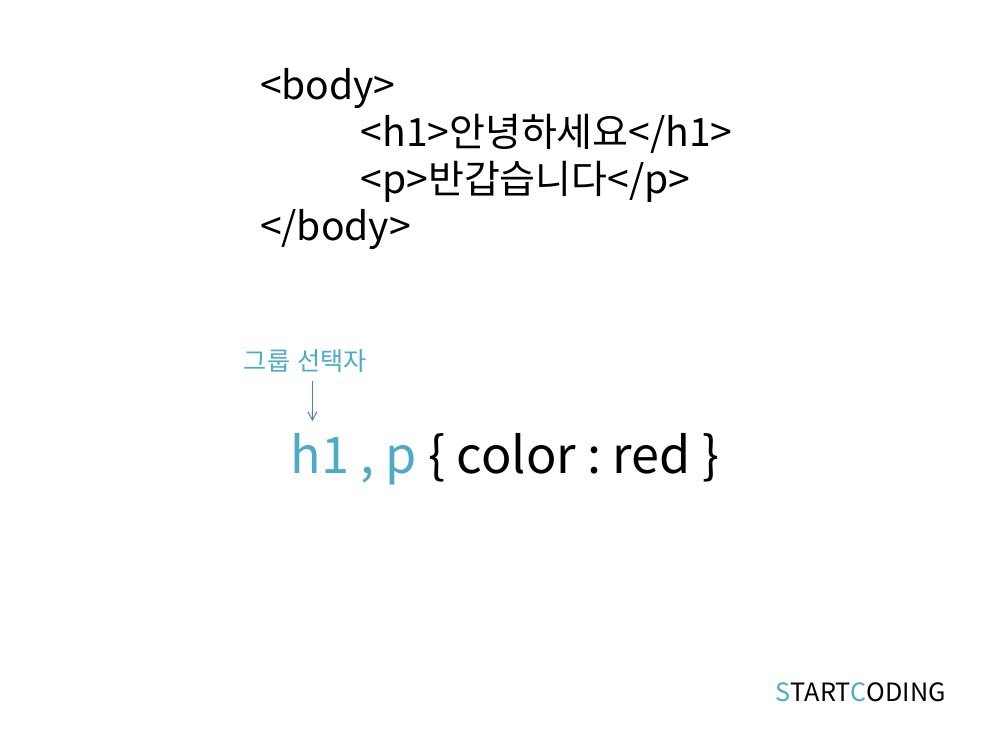
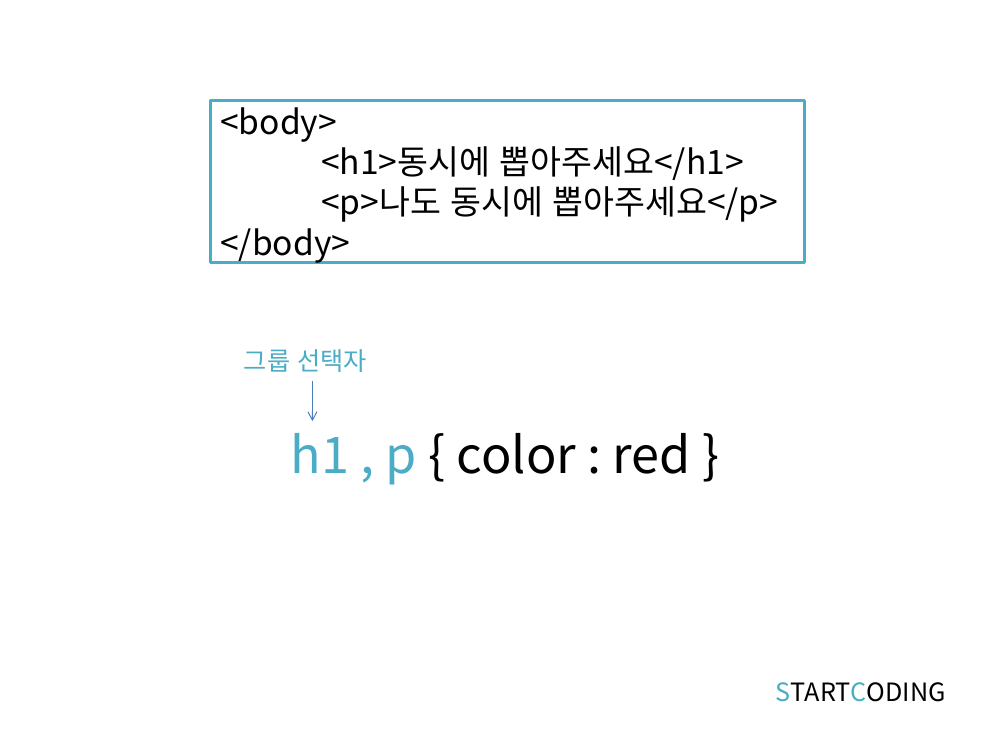
Before and after one commit to kwonkijun/web, a slide deck: slide 14 of 프론트엔드기초(PPT)/CSS3 2강_CSS 셀렉터.pptx. Drawn at 1008x756 pixels with LibreOffice and Linux fonts; fonts in the diff are those of the drawing. Boxes give left, top, right and bottom in pixels: in the first picture for what was removed or moved away, otherwise in the second. Text is boxed around its words. In the diff, an @@ line names an element or a change of style, - is before the commit and + after.

```diff
--- a/프론트엔드기초(PPT)/CSS3 2강_CSS 셀렉터.pptx
+++ b/프론트엔드기초(PPT)/CSS3 2강_CSS 셀렉터.pptx
@@ rectangle "<body>": place and size @@
-rectangle "<body>" at bbox=[260, 68, 733, 249]
+rectangle "<body>" at bbox=[211, 100, 805, 262]
@@ rectangle "<body>" at bbox=[211, 100, 805, 262]: fill none to #FFFFFF; outline none to #4BACC6 2 pt @@
@@ text in rectangle at bbox=[220, 99, 350, 264]: size 27.9 to 24 pt in "<body>", "</body>" @@
@@ text in rectangle at bbox=[321, 146, 779, 222]: text changed; size 27.9 to 24 pt @@
-<h1>안녕하세요</h1>
-<p>반갑습니다</p>
+<h1>동시에 뽑아주세요</h1>
+<p>나도 동시에 뽑아주세요</p>
```
Also in this commit, not shown: 6 other slides changed, 13 other files.
